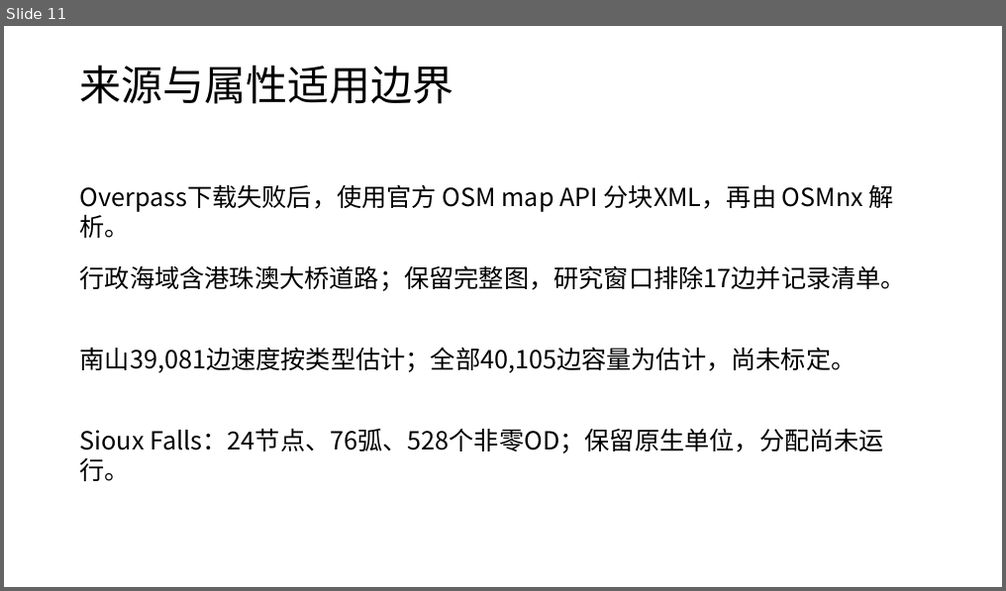
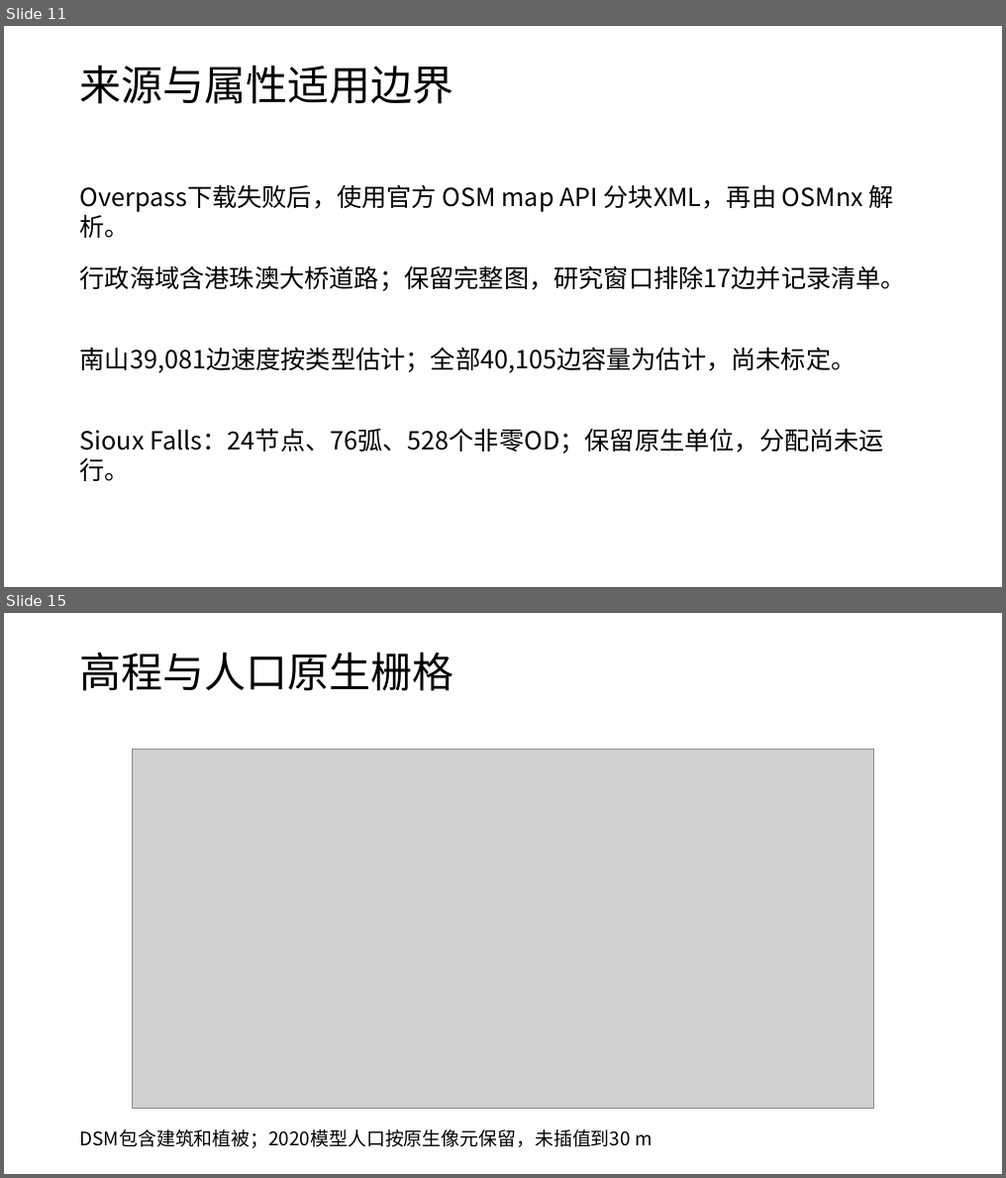
Before and after one commit to zhzhzh666/jiaotong, a slide deck: docs/deliverables/开题与阶段进展汇报.pptx. Shown one above the other, each under a label of ours: slide 11 before the commit, slides 11 and 15 after it; the slides between them are not shown. The pictures are 1006x591 and 1006x1178 pixels, drawn with LibreOffice and Linux fonts; fonts in the diff are those of the drawing; grey boxes stand for pictures. Boxes give left, top, right and bottom in pixels: in the first picture for what was removed or moved away, otherwise in the second. Text is boxed around its words. In the diff, an @@ line names an element or a change of style, - is before the commit and + after.

```diff
--- a/docs/deliverables/开题与阶段进展汇报.pptx
+++ b/docs/deliverables/开题与阶段进展汇报.pptx
@@ slide 15 added at box(4, 613, 1002, 1174), background #FFFFFF @@
@@ text added at box(80, 652, 454, 691), 40 pt, text #000000 @@
+高程与人口原生栅格
@@ picture added at box(132, 750, 874, 1108) @@
@@ text added at box(80, 1130, 652, 1149), 18 pt, text #000000 @@
+DSM包含建筑和植被；2020模型人口按原生像元保留，未插值到30 m
```
Also in this commit, not shown: 3 slides changed, 4 other slides added, 37 other files.
